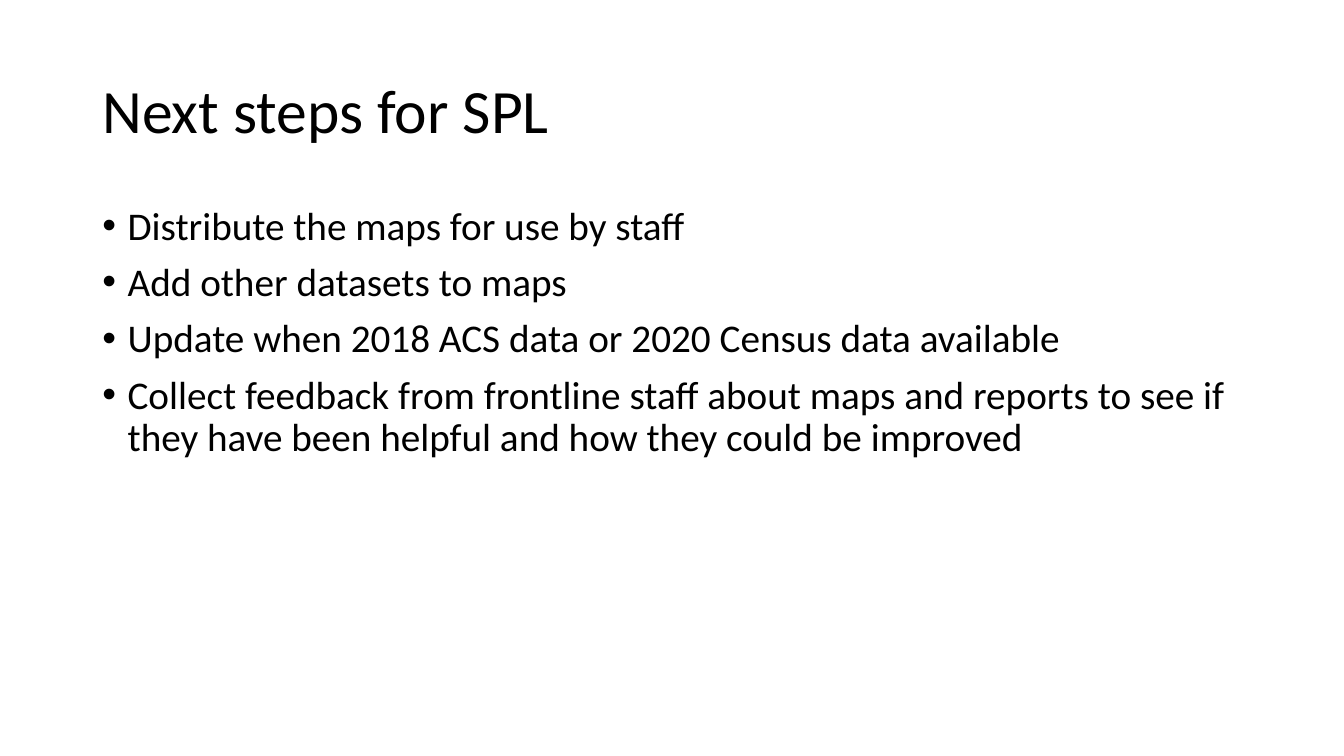
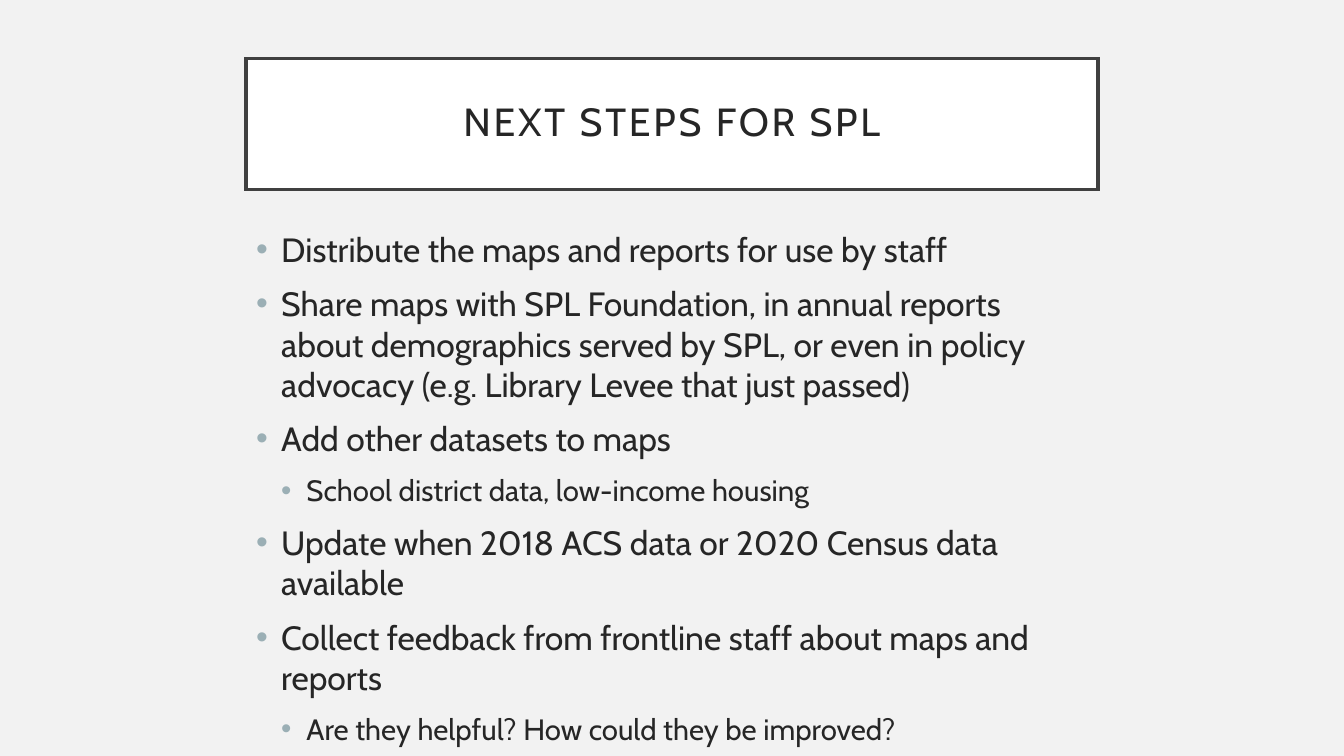
Before and after one commit to OpenDataLiteracy/SPL-KO, a slide deck: slide 14 of ODL_showcasepres.pptx (slide 15 before the commit). Drawn at 1344x756 pixels with LibreOffice and Linux fonts; fonts in the diff are those of the drawing. Boxes give left, top, right and bottom in pixels: in the first picture for what was removed or moved away, otherwise in the second. Text is boxed around its words. In the diff, an @@ line names an element or a change of style, - is before the commit and + after.

Commit message:
upload updated slides

```diff
--- a/ODL_showcasepres.pptx
+++ b/ODL_showcasepres.pptx
@@ background #FFFFFF to #F2F2F2 @@
@@ title "NEXT STEPS FOR SPL": place and size @@
-title "NEXT STEPS FOR SPL" at [102,90,549,143]
+title "NEXT STEPS FOR SPL" at [246,58,1098,190]
@@ title "NEXT STEPS FOR SPL" at [246,58,1098,190]: fill none to #FFFFFF; outline none to #404040 2.5 pt @@
@@ title at [463,108,880,137]: text changed; size 44 to 28 pt; font Calibri to Cabin; text colour #000000 to #262626 @@
-Next steps for SPL
+NEXT STEPS FOR SPL
@@ text "Distribute the maps and reports ...": place and size @@
-text "Distribute the maps and reports ..." at [128,212,1224,458]
+text "Distribute the maps and reports ..." at [281,236,1029,747]
@@ text at [281,236,1025,405]: text changed; size 28 to 24 pt; font Calibri to Cabin; text colour #000000 to #262626 @@
-• Distribute the maps for use by staff
+• Distribute the maps and reports for use by staff
+• Share maps with SPL Foundation, in annual reports about demographics served by SPL, or even in policy advocacy (e.g. Library Levee that just passed)
@@ text at [281,425,998,596]: size 28 to 24 pt, font Calibri to Cabin, text colour #000000 to #262626 in "Add other datasets to maps", "Update when 2018 ACS data or 2020 ..."; line spacing 0.9 to 1 @@
@@ text at [306,479,809,509]: paragraph added @@
+  • School district data, low-income housing
@@ text at [281,624,1029,747]: text changed; size 28 to 24 pt; font Calibri to Cabin; text colour #000000 to #262626 @@
-• Collect feedback from frontline staff about maps and reports to see if they have been helpful and how they could be improved
+• Collect feedback from frontline staff about maps and reports
+  • Are they helpful? How could they be improved?
```
Also in this commit, not shown: 10 other slides changed, 4 slides added, 4 slides removed.
